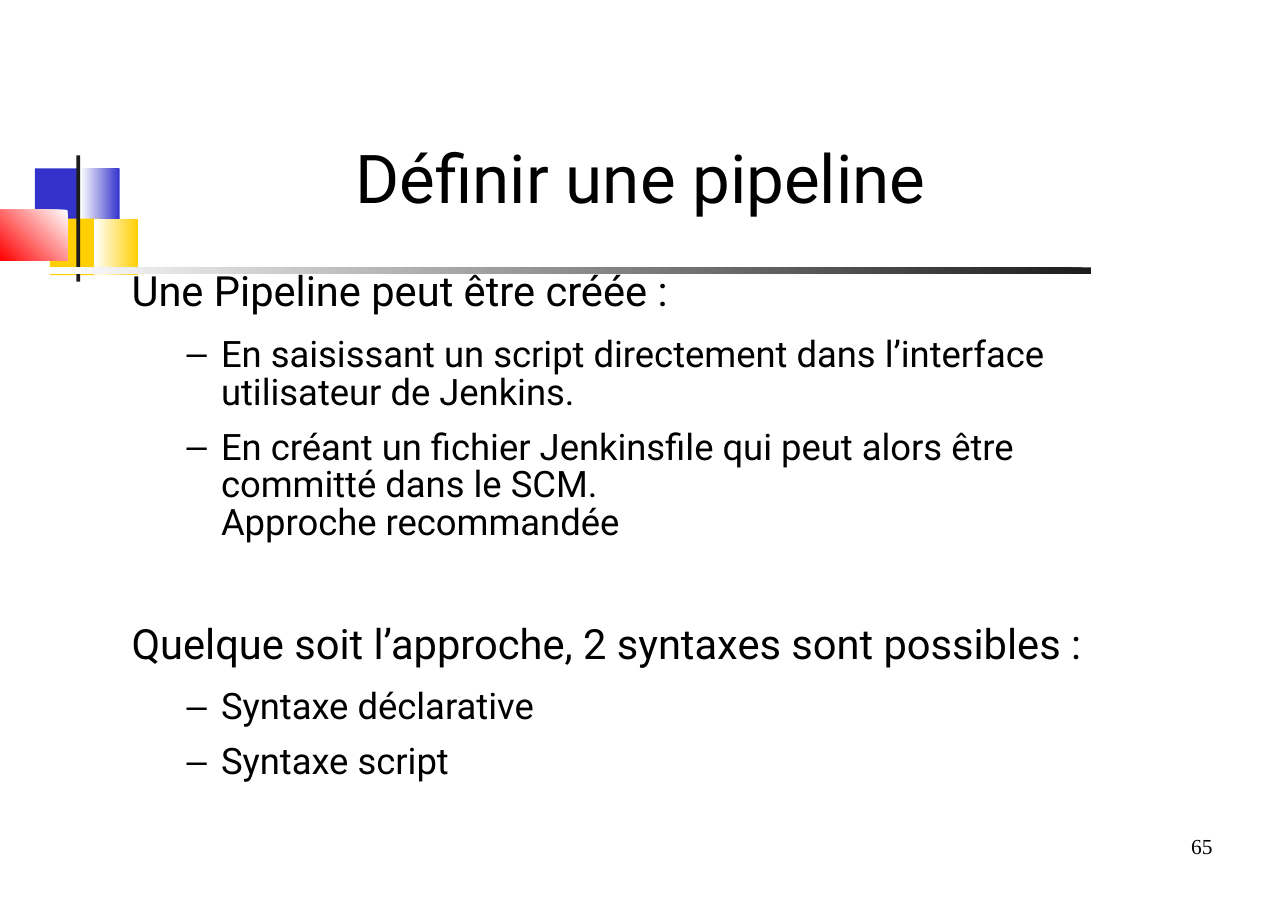
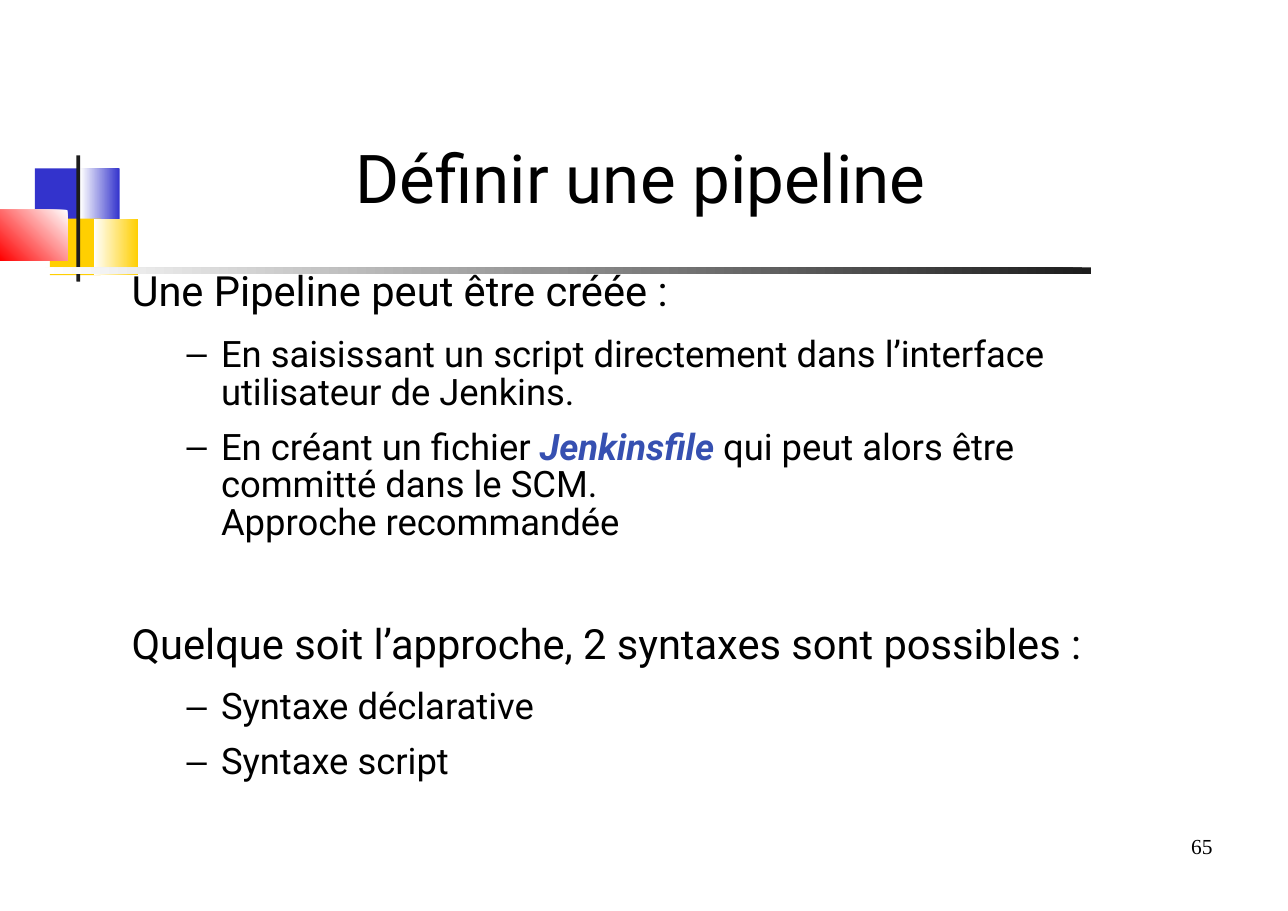
Before and after one commit to dthibau/jenkins, a slide deck: slide 65 of JenkinsPipeline.odp. Drawn at 1288x911 pixels with LibreOffice and Linux fonts; fonts in the diff are those of the drawing. Boxes give left, top, right and bottom in pixels: in the first picture for what was removed or moved away, otherwise in the second. Text is boxed around its words. In the diff, an @@ line names an element or a change of style, - is before the commit and + after.

```diff
--- a/JenkinsPipeline.odp
+++ b/JenkinsPipeline.odp
@@ text at <box>221,432,1014,543</box>: text colour #000000 to #3650B1, bold on, italic on in "Jenkinsfile" @@
```
Also in this commit, not shown: 8 other slides changed, 8 slides added, 1 slide removed, 1 other file.
